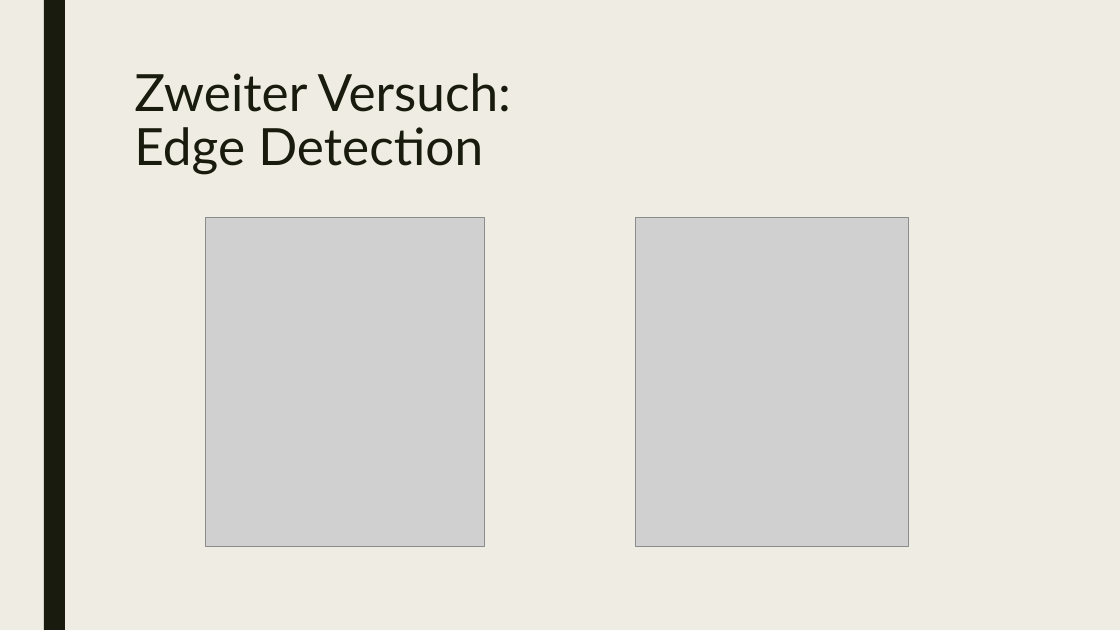
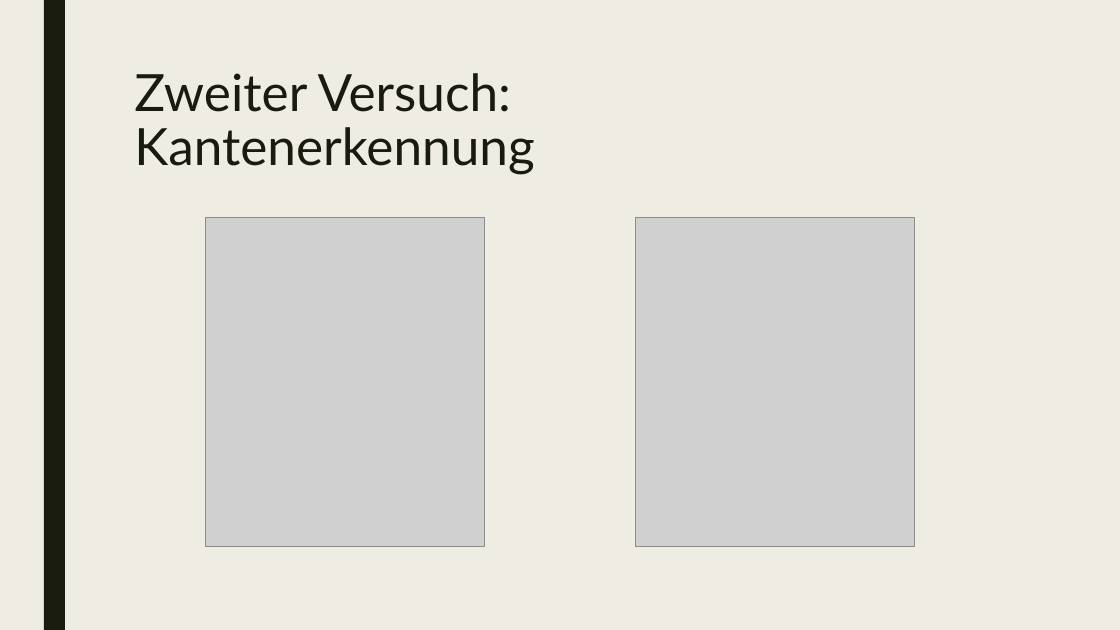
Before and after one commit to uol-mediaprocessing-201920/group-projects-hand-gesture, a slide deck: slide 10 of gesture_recognition.pptx. Drawn at 1120x630 pixels with LibreOffice and Linux fonts; fonts in the diff are those of the drawing; grey boxes stand for pictures. Boxes give left, top, right and bottom in pixels: in the first picture for what was removed or moved away, otherwise in the second. Text is boxed around its words. In the diff, an @@ line names an element or a change of style, - is before the commit and + after.

```diff
--- a/gesture_recognition.pptx
+++ b/gesture_recognition.pptx
@@ title at bbox=[134, 73, 534, 175]: text changed @@
-Zweiter Versuch:
-Edge Detection
+Zweiter Versuch:
+Kantenerkennung
@@ picture added at bbox=[636, 218, 915, 547] @@
```
Also in this commit, not shown: 17 other slides changed, 2 slides added, 1 slide removed.
